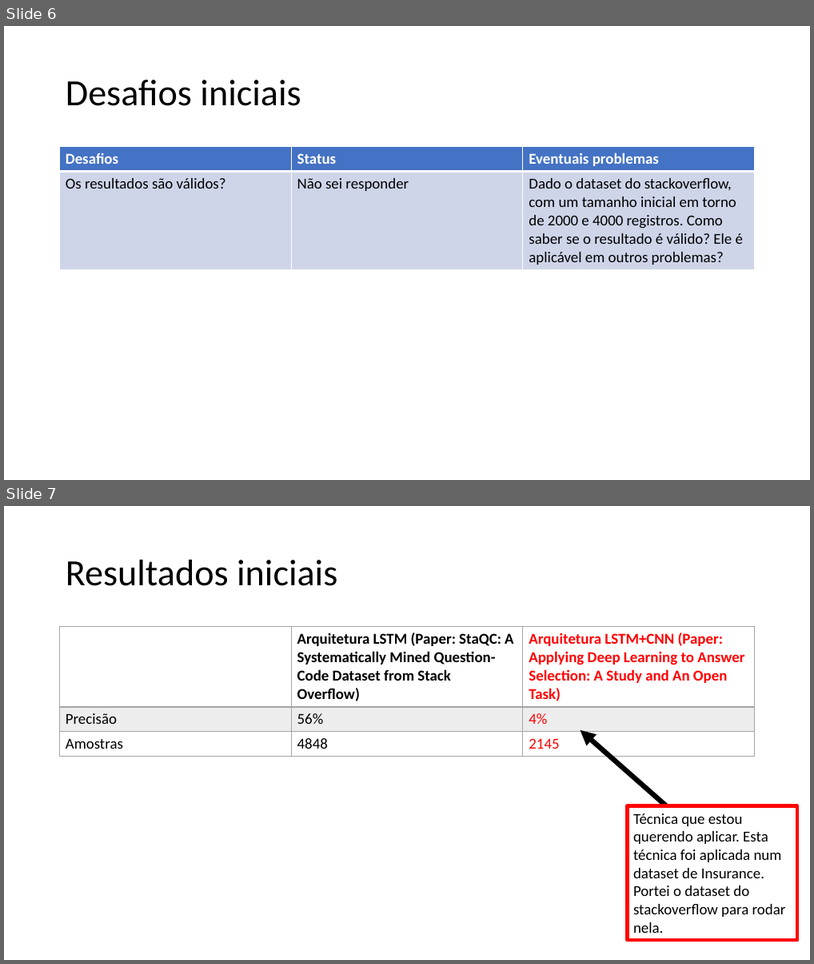
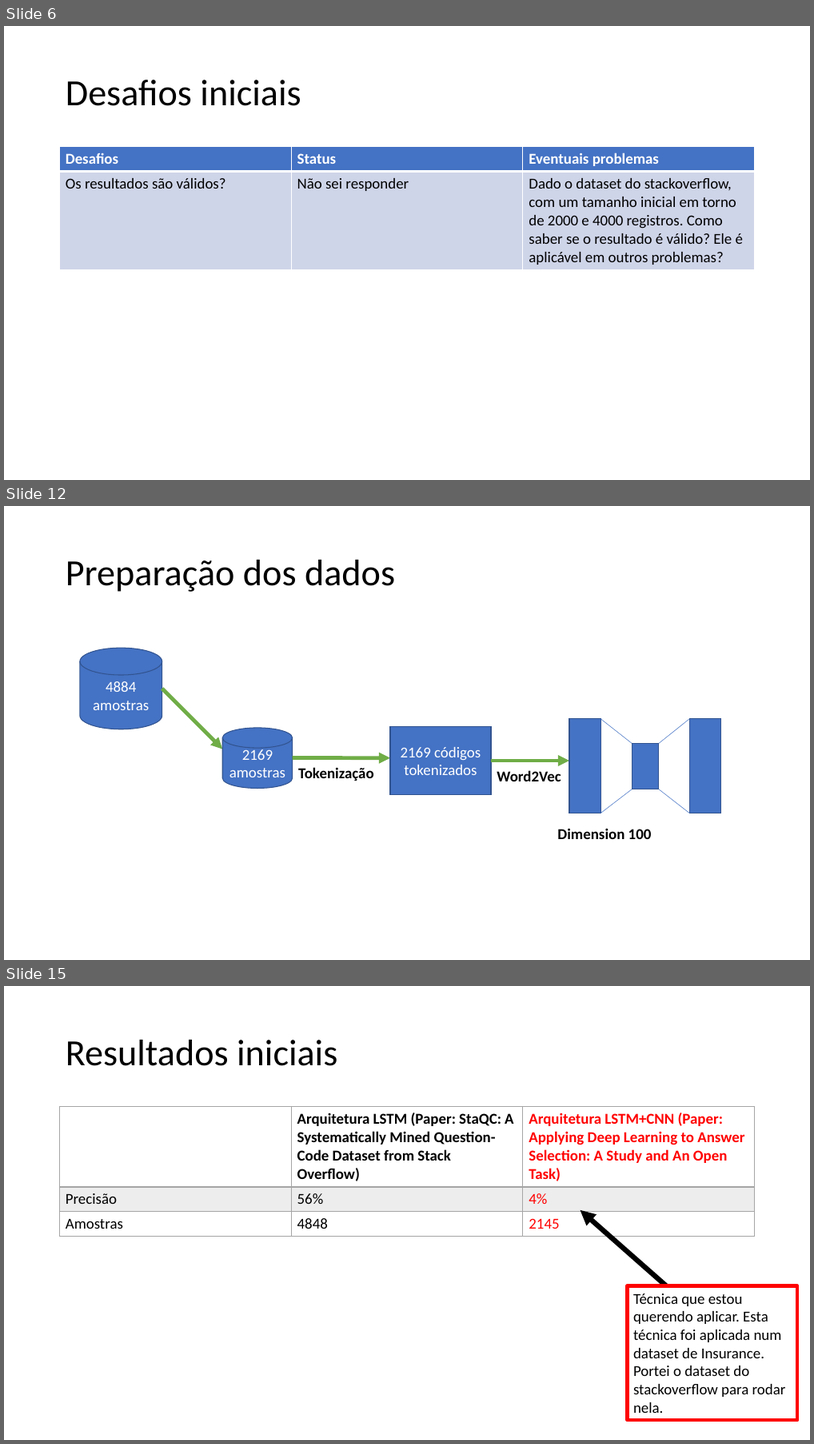
Before and after one commit to mrezende/Question-Answer-Selection, a slide deck: draft/presentation_draft.pptx. Shown one above the other, each under a label of ours: slides 6 and 7 before the commit, slides 6, 12 and 15 after it; the slides between them are not shown. The pictures are 814x964 and 814x1444 pixels, drawn with LibreOffice and Linux fonts; fonts in the diff are those of the drawing. Boxes give left, top, right and bottom in pixels: in the first picture for what was removed or moved away, otherwise in the second. Text is boxed around its words. In the diff, an @@ line names an element or a change of style, - is before the commit and + after.

Commit message:
add word2vec similar words. Deep Learning Model Example. Parameters explained

```diff
--- a/draft/presentation_draft.pptx
+++ b/draft/presentation_draft.pptx
@@ slide 12 added at bbox=[4, 506, 810, 960], background #FFFFFF @@
@@ title added at bbox=[66, 560, 395, 592], 44 pt, text #000000 @@
+Preparação dos dados
@@ cylinder added at bbox=[80, 648, 162, 728], fill #4472C4, outline #325491 1 pt, 18 pt, text #FFFFFF @@
+4884 amostras
@@ arrow added from (162, 688) to (222, 749), #70AD47 4.5 pt @@
@@ rectangle added at bbox=[570, 719, 601, 813], fill #4472C4, outline #325491 1 pt @@
@@ line added from (601, 719) to (633, 743), #4472C4 0.5 pt @@
@@ line added from (690, 719) to (659, 743), #4472C4 0.5 pt @@
@@ rectangle added at bbox=[690, 719, 722, 813], fill #4472C4, outline #325491 1 pt @@
@@ cylinder added at bbox=[222, 728, 293, 788], fill #4472C4, outline #325491 1 pt, 18 pt, text #FFFFFF @@
+2169 amostras
@@ rectangle added at bbox=[390, 726, 491, 795], fill #4472C4, outline #325491 1 pt, 18 pt, text #FFFFFF @@
+2169 códigos tokenizados
@@ rectangle added at bbox=[633, 743, 659, 788], fill #4472C4, outline #325491 1 pt @@
@@ arrow added from (293, 758) to (390, 758), #70AD47 4.5 pt @@
@@ text added at bbox=[298, 767, 374, 780], 18 pt, text #000000, bold @@
+Tokenização
@@ arrow added from (491, 760) to (570, 760), #70AD47 4.5 pt @@
@@ text added at bbox=[497, 770, 561, 781], 18 pt, text #000000, bold @@
+Word2Vec
@@ line added from (633, 789) to (601, 812), #4472C4 0.5 pt @@
@@ line added from (690, 812) to (659, 789), #4472C4 0.5 pt @@
@@ text added at bbox=[558, 828, 652, 839], 18 pt, text #000000, bold @@
+Dimension 100
@@ what was slide 7 is now slide 15 @@
```
Also in this commit, not shown: 2 slides changed, 7 other slides added, 1 other file.
